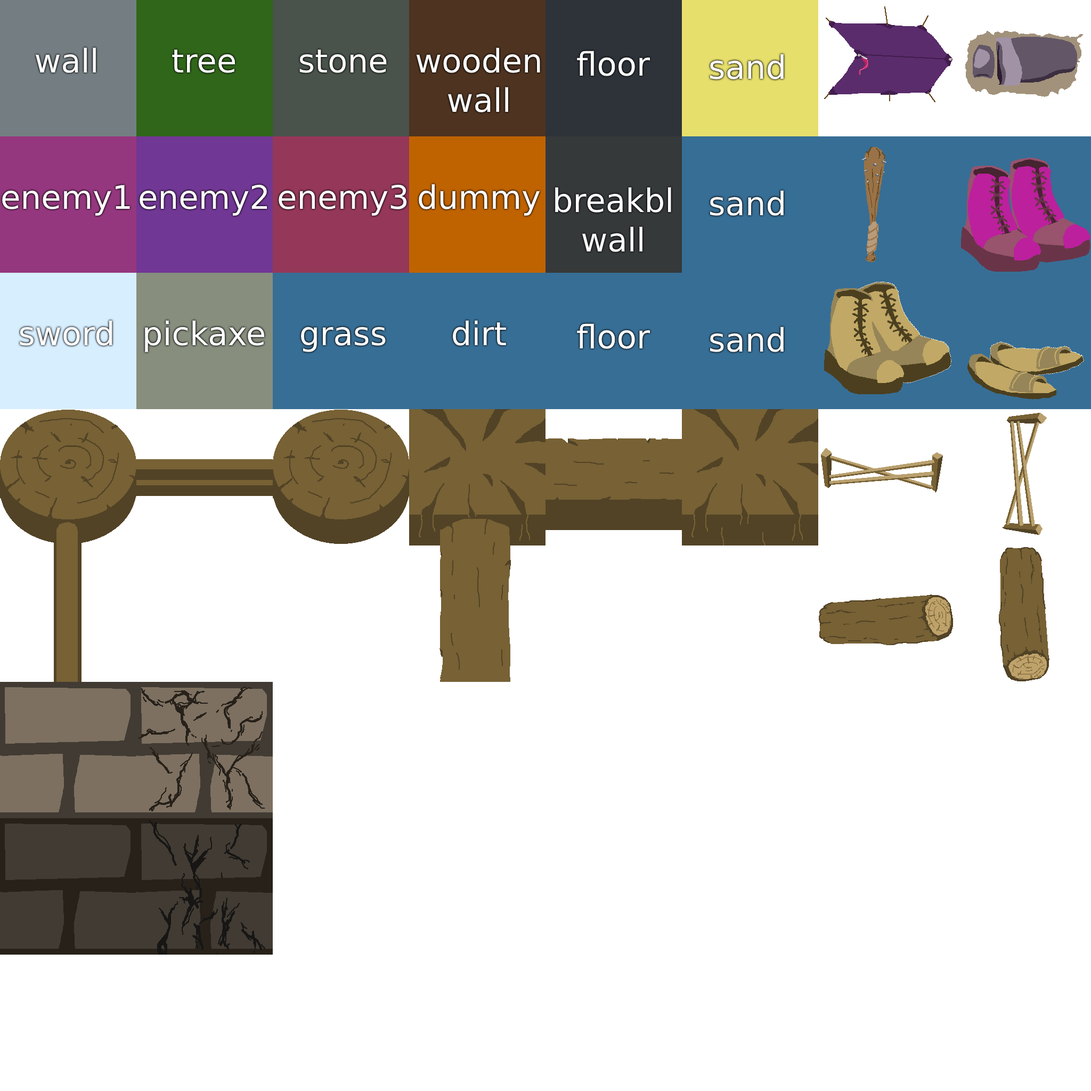
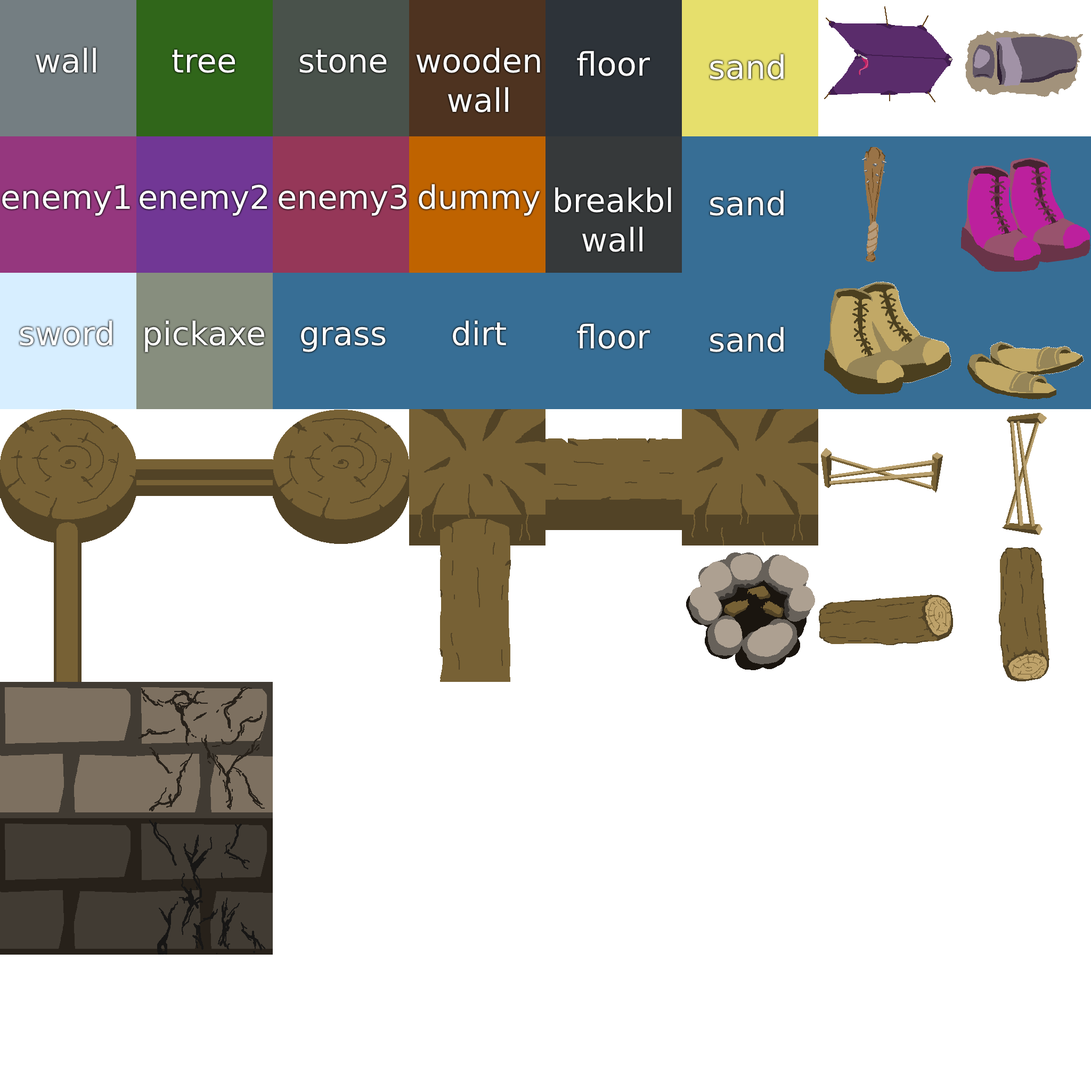
Two versions of the same layered image (1091x1091). Layer-by-layer changes:
added layer "Layer 16" above "Layer 17" over (x1=724, y1=586, x2=784, y2=618)
added layer "Layer 17" above "Layer 14" over (x1=719, y1=581, x2=790, y2=620)
painted on "Layer 14" over (x1=689, y1=552, x2=816, y2=665)
added layer "Layer 18" above "Background" over (x1=686, y1=576, x2=807, y2=671)
